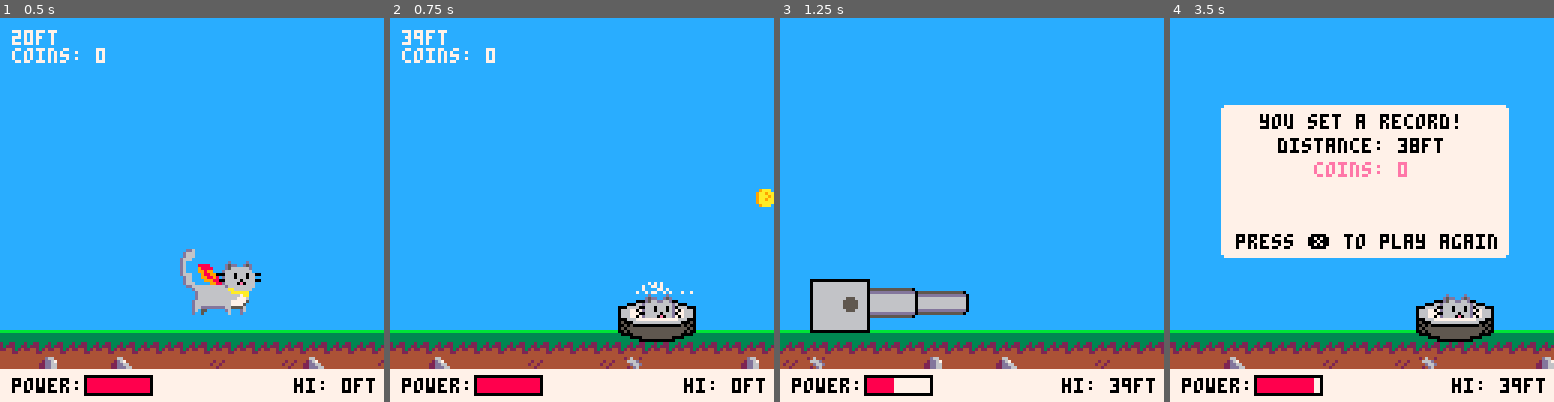
Above: before the commit, frames 1-4 (left to right).
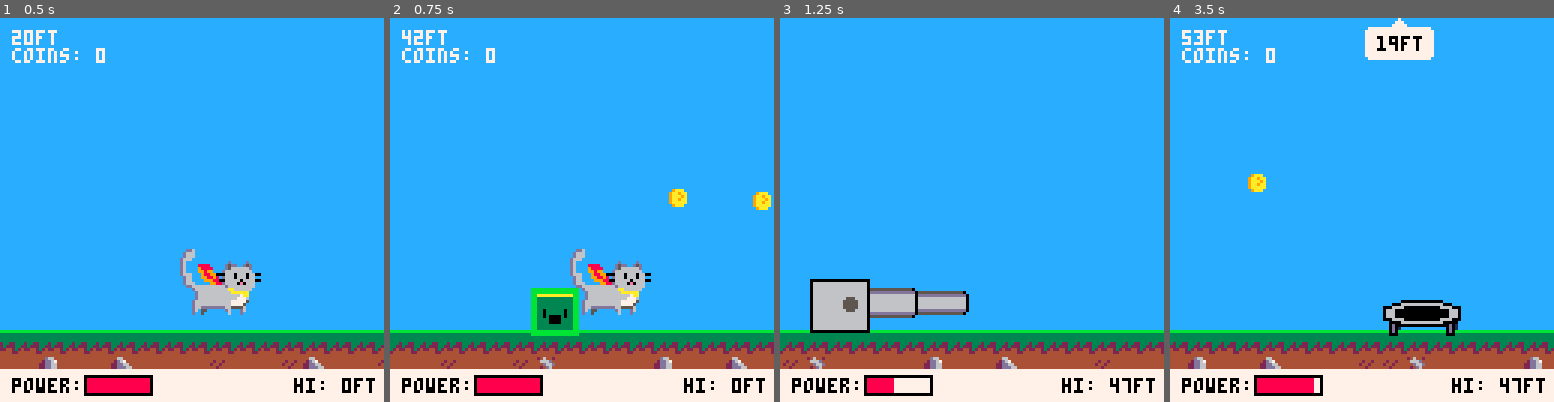
Above: after the commit, the same moments.

Repository: andrewedstrom/kitten-cannon-pico-8
Game: PICO-8 cartridge kitten-cannon.p8
Same seed, same stepped clock (60 frames per second), same inputs: the game is played once before the commit and once after it.
Inputs:
- Up to frame 1 (0.5 s): tap X (X key) at 0.33 s
- Up to frame 2 (0.75 s): tap O (Z key) at 0.7 s
- Up to frame 3 (1.25 s): tap X (X key) at 1.07 s
- Up to frame 4 (3.5 s): tap O (Z key) every 0.4 s from 1.7 to 3.3 s; tap X (X key) at 1.85, 2.97 s; hold Up 2.15-2.42 s

Frame 1 is identical in both runs. In frame 2, 8.2% of the frame differs, in the area x 0-100%, y 3-92%; in frame 3, less than 0.1%; in frame 4, 36%, in the area x 0-100%, y 0-98%.

Commit message:
particles are blobier

Diff:
--- a/kitten-cannon.p8
+++ b/kitten-cannon.p8
@@ -5,23 +5,14 @@
 -- by andrew edstrom
 
 -- todo
--- print angle
--- fly traps
 -- explosion
--- loop obstacles
--- randomly generate obstacles
 -- paralax background?
 -- draw cannon in code
 -- more messages end of game
 -- animate kitten
 -- animate trampoline
-
--- obstacle ideas:
--- yarn
--- ball pit
--- shiny objects?
--- swimming pool full of milk
--- just a gap in the map a la mario
+-- let this person know i used their particle system:
+-- https://www.lexaloffle.com/bbs/?pid=58211
 
 local player
 local gravity = 0.4
--- a/objects.lua
+++ b/objects.lua
@@ -12,15 +12,15 @@
         local offset = flr(rnd(30))
         local random_number = rnd()
         local obstacle_x = x + offset
-        -- if random_number > 0.66 then
-            -- make_trampoline(obstacle_x)
-        -- elseif random_number > 0.33 then
-            -- make_tnt(obstacle_x)
-        -- elseif random_number > 0.16 then
-            -- make_slime_block(obstacle_x)
-        -- else
+        if random_number > 0.66 then
+            make_trampoline(obstacle_x)
+        elseif random_number > 0.33 then
+            make_tnt(obstacle_x)
+        elseif random_number > 0.16 then
+            make_slime_block(obstacle_x)
+        else
             make_swimming_pool(obstacle_x)
-        -- end
+        end
     end
 
     for x = 1, 5 do
@@ -89,8 +89,8 @@
                         local x = self.x + self.w / 2
                         local y = self.y - 2
                         local i
-                        for i = -2, 2, 0.2 do
-                            make_particle(x, y, i)
+                        for i = 1, 20 do
+                            make_particle(x, y)
                         end
                     end
                 end
@@ -179,7 +179,7 @@
     )
 end
 
-function make_particle(x, y, x_speed)
+function make_particle(x, y)
     make_object(
         "particle",
         x,
@@ -189,26 +189,51 @@
         1,
         1,
         {
-            c = y,
-            x_speed = x_speed,
-            y_speed = rnd(4) * 0.1,
-            lifetime = 0,
+            dx = rnd(2) - 1,
+            dy = rnd(2) - 3,
+            life = 15,
             speed = rnd(3) * 0.5,
-            draw = function(self)
-                pset(self.x, self.y, 7)
+            radius = rnd(6) + 2,
+            gravity = 0.3,
+            fade = 7,
+            color = 7,
+            draw = function(self)
+                pal()
+                palt()
+                circfill(self.x, self.y, self.radius, self.color)
             end,
             update = function(self)
-                if self.x_speed == 0 then
-                    self.y = self.y - 2.5
+                --move the particle based on
+                --the speed
+                self.x = self.x + self.dx
+                self.y = self.y + self.dy
+                --and gravity
+                self.dy = self.dy + self.gravity
+
+                --reduce the radius
+                --this is set to 90%, but
+                --could be altered
+                self.radius = self.radius * 0.9
+
+                --reduce the life
+                self.life = self.life - 1
+
+                --set the color
+                if type(self.fade) == "table" then
+                    --assign color from fade
+                    --this code works out how
+                    --far through the lifespan
+                    --the particle is and then
+                    --selects the color from the
+                    --table
+                    self.col = self.fade[flr(#self.fade * (self.life / self.orig_life)) + 1]
                 else
-                    self.x = self.x + self.x_speed * self.speed
-                    self.y = self.c - (self.lifetime * self.lifetime) * self.y_speed
-                end
-
-                self.lifetime = self.lifetime + 1
+                    --just use a fixed color
+                    self.color = self.fade
+                end
             end,
             is_expired = function(self)
-                return self.lifetime >= 10
+                return self.life < 0
             end
         }
     )
